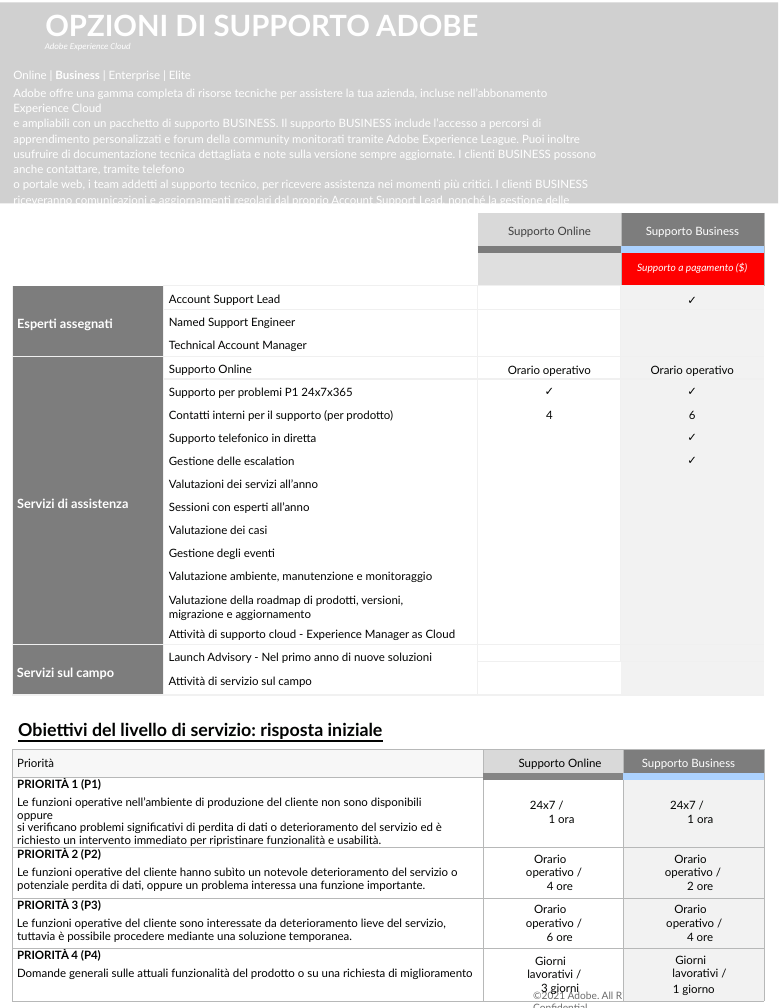
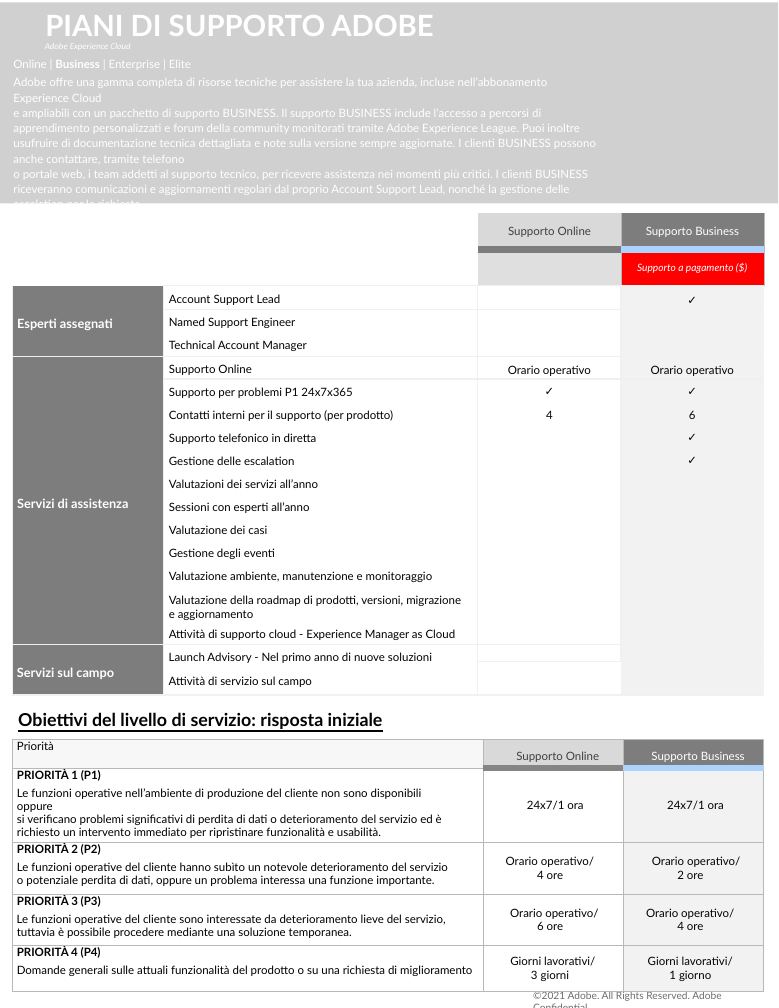
Before and after one commit to AdobeDocs/support-resources.it-IT, a slide deck: slide 1 of help/data-sheets/assets/BusinessSupportDatasheet.pptx. Drawn at 779x1008 pixels with LibreOffice and Linux fonts; fonts in the diff are those of the drawing; grey boxes stand for pictures; background and template pictures are left out. Boxes give left, top, right and bottom in pixels: in the first picture for what was removed or moved away, otherwise in the second. Text is boxed around its words. In the diff, an @@ line names an element or a change of style, - is before the commit and + after.

```diff
--- a/help/data-sheets/assets/BusinessSupportDatasheet.pptx
+++ b/help/data-sheets/assets/BusinessSupportDatasheet.pptx
@@ title at (45,15,433,36): text changed @@
-OPZIONI DI SUPPORTO ADOBE
+PIANI DI SUPPORTO ADOBE
@@ text "Online | Business | Enterprise ..." rewrapped from (13,71,596,640) to (13,60,596,640) @@
@@ text "Obiettivi del livello di servizio: ...": place and size @@
-text "Obiettivi del livello di servizio: ..." at (18,722,383,739)
+text "Obiettivi del livello di servizio: ..." at (18,712,383,729)
@@ table at (12,739,763,985) @@
-row 2, column 2: 24x7 / 1 ora
+row 2, column 2: 24x7/1 ora
-row 2, column 3: 24x7 / 1 ora
+row 2, column 3: 24x7/1 ora
-row 3, column 2: Orario operativo / 4 ore
+row 3, column 2: Orario operativo/ 4 ore
-row 3, column 3: Orario operativo / 2 ore
+row 3, column 3: Orario operativo/ 2 ore
-row 4, column 2: Orario operativo / 6 ore
+row 4, column 2: Orario operativo/ 6 ore
-row 4, column 3: Orario operativo / 4 ore
+row 4, column 3: Orario operativo/ 4 ore
-row 5, column 2: Giorni lavorativi / 3 giorni
+row 5, column 2: Giorni lavorativi/ 3 giorni
-row 5, column 3: Giorni lavorativi / / 1 giorno
+row 5, column 3: Giorni lavorativi/ 1 giorno
@@ text colour #020302 to #404040 in "Supporto Online" @@
@@ indent changed @@
@@ alignment left to centre @@
@@ table: place and size @@
-table at (12,750,763,999)
+table at (12,739,763,985)
```
Also in this commit, not shown: 2 other slides changed, 8 other files.
